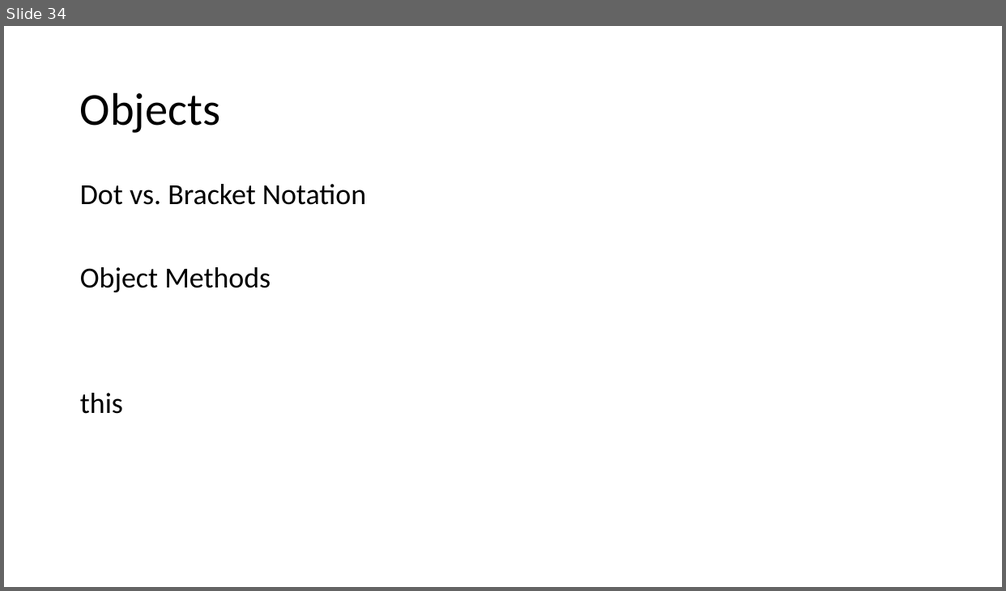
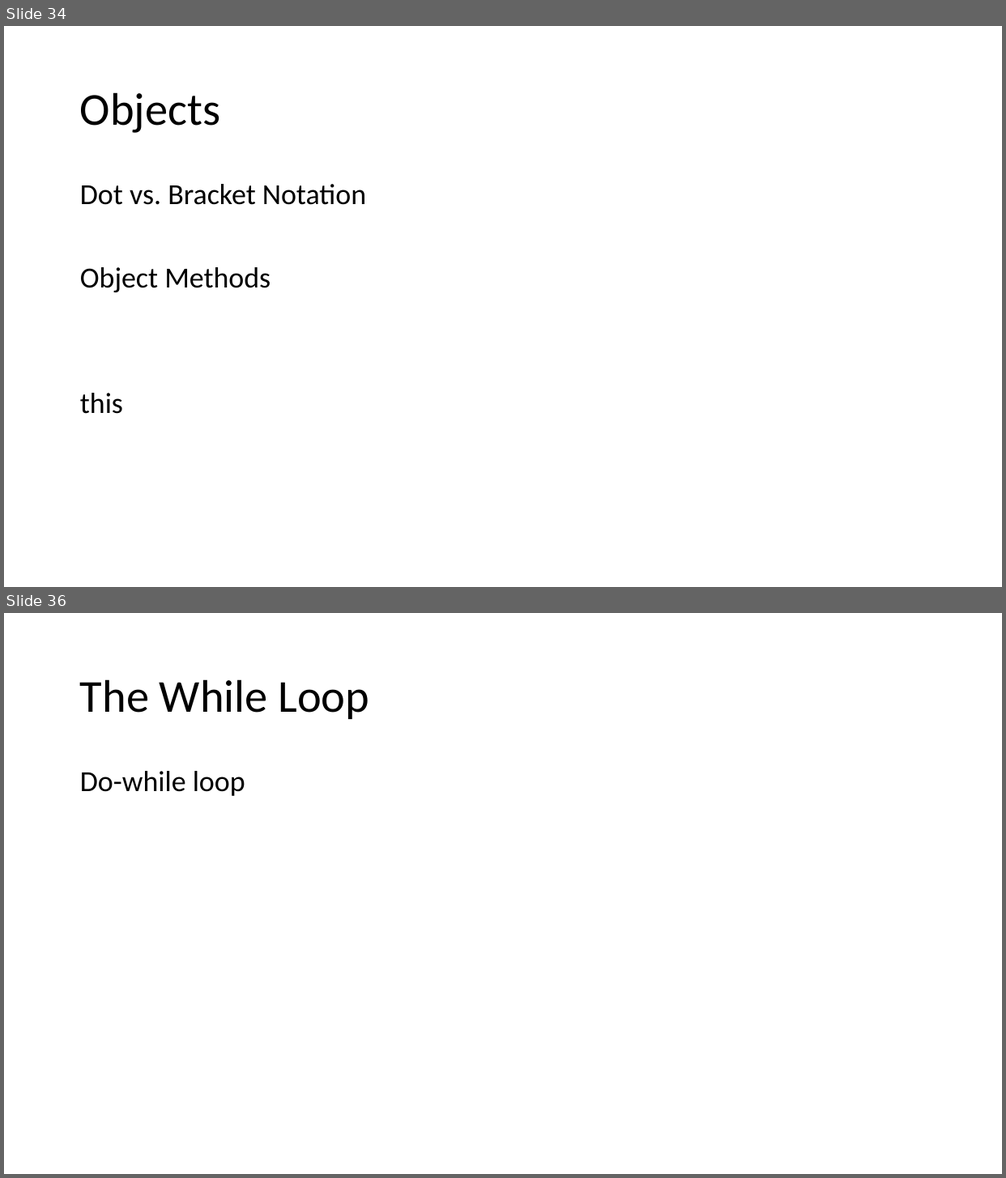
Before and after one commit to PiyushChaturvedii/Batch05, a slide deck: JavaScript.pptx. Shown one above the other, each under a label of ours: slide 34 before the commit, slides 34 and 36 after it; the slides between them are not shown. The pictures are 1006x591 and 1006x1178 pixels, drawn with LibreOffice and Linux fonts; fonts in the diff are those of the drawing. Boxes give left, top, right and bottom in pixels: in the first picture for what was removed or moved away, otherwise in the second. Text is boxed around its words. In the diff, an @@ line names an element or a change of style, - is before the commit and + after.

```diff
--- a/JavaScript.pptx
+++ b/JavaScript.pptx
@@ slide 36 added at (4,613,1002,1174), background #FFFFFF @@
@@ title added at (80,679,369,719), 44 pt, text #000000 @@
+The While Loop
@@ text added at (80,771,245,796), 28 pt, text #000000 @@
+Do-while loop
```
Also in this commit, not shown: 1 slide changed, 6 other slides added, 9 other files.
